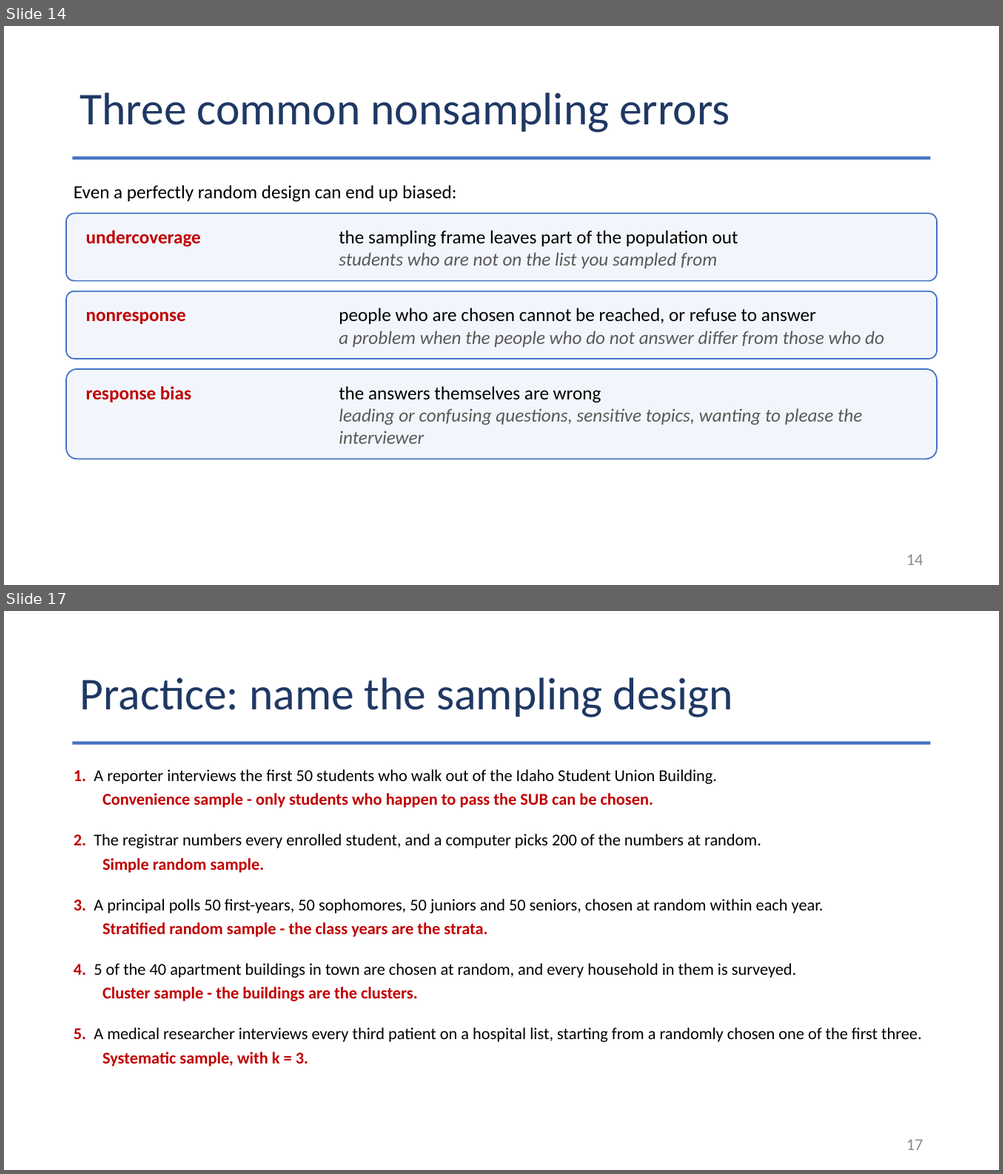
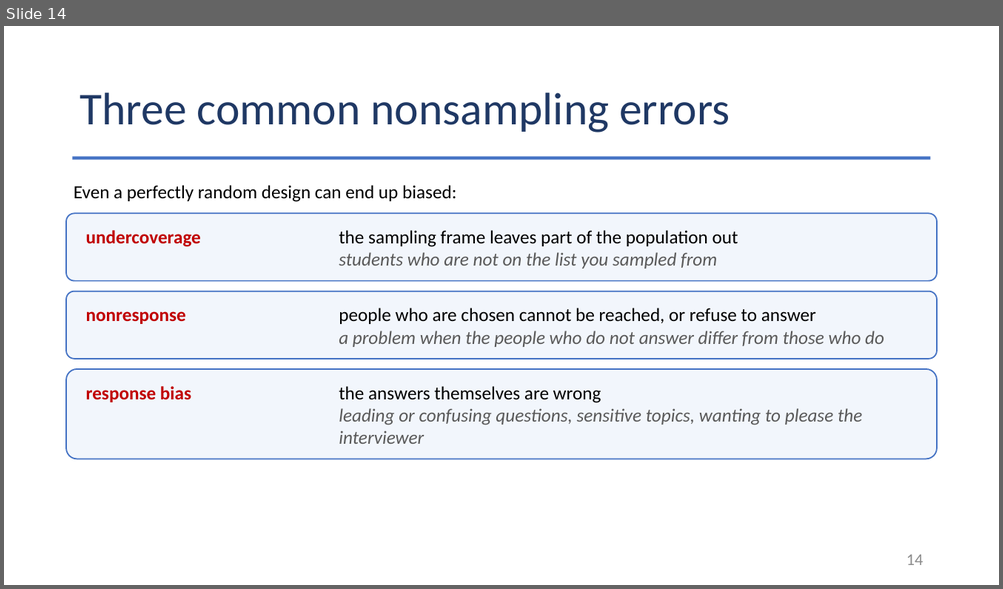
Before and after one commit to Jarred6068/Kvamme_UI_STAT251, a slide deck: docs/lecture_slides/Week 5/Week5_Lecture9_Slides_9_21_2026.pptx. Shown one above the other, each under a label of ours: slides 14 and 17 before the commit, slide 14 after it; the slides between them are not shown. The pictures are 1003x1174 and 1003x589 pixels, drawn with LibreOffice and Linux fonts; fonts in the diff are those of the drawing. Boxes give left, top, right and bottom in pixels: in the first picture for what was removed or moved away, otherwise in the second. Text is boxed around its words. In the diff, an @@ line names an element or a change of style, - is before the commit and + after.

```diff
--- a/docs/lecture_slides/Week 5/Week5_Lecture9_Slides_9_21_2026.pptx
+++ b/docs/lecture_slides/Week 5/Week5_Lecture9_Slides_9_21_2026.pptx
@@ slide 17 removed at box(4, 611, 999, 1170), background #FFFFFF @@
@@ title removed at box(79, 678, 733, 718) @@
-Practice: name the sampling design
@@ rectangle removed at box(73, 741, 930, 744) @@
@@ text removed at box(74, 769, 717, 784) @@
-1. A reporter interviews the first 50 students who walk out of the Idaho Student Union Building.
@@ text removed at box(102, 793, 653, 808) @@
-Convenience sample - only students who happen to pass the SUB can be chosen.
@@ text removed at box(74, 834, 761, 849) @@
-2. The registrar numbers every enrolled student, and a computer picks 200 of the numbers at random.
@@ text removed at box(102, 858, 264, 873) @@
-Simple random sample.
@@ text removed at box(74, 899, 823, 914) @@
-3. A principal polls 50 first-years, 50 sophomores, 50 juniors and 50 seniors, chosen at random within each year.
@@ text removed at box(102, 923, 487, 937) @@
-Stratified random sample - the class years are the strata.
@@ text removed at box(74, 963, 797, 978) @@
-4. 5 of the 40 apartment buildings in town are chosen at random, and every household in them is surveyed.
@@ text removed at box(102, 987, 418, 1002) @@
-Cluster sample - the buildings are the clusters.
@@ text removed at box(74, 1028, 922, 1042) @@
-5. A medical researcher interviews every third patient on a hospital list, starting from a randomly chosen one of the first three.
@@ text removed at box(102, 1052, 308, 1067) @@
-Systematic sample, with k = 3.
@@ page number removed at box(906, 1139, 923, 1150) @@
-17
```
Also in this commit, not shown: 27 other slides removed, 35 other files.
